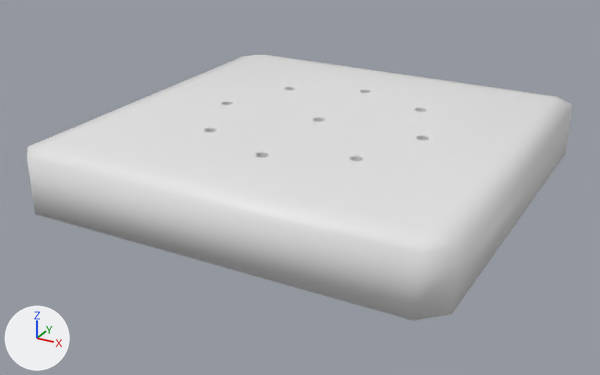
A saved change to the FBX model AdvancedGamedev-Minimax/Assets/Meshes/Board/RotaBoard.fbx.
The view is the same before and after, from a camera (50 mm lens) standing at (1.66, -3.19, 1.39) and looking at (-0.04, -0.1, -0.16). Every picture has the same lights, and +X, +Y and +Z are marked at lower left. Where no turn or scale is listed for an object, it has been applied to the vertices. Vertices at the same position are counted once.
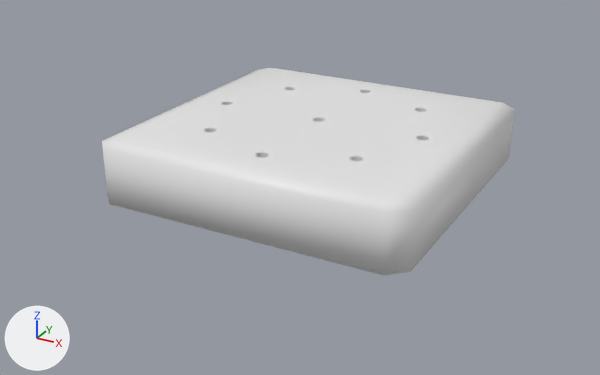
Commit message: finished the board

Where the newer file only moved an object's origin or applied its transform, the numbers keep the older frame.

Boxes [x1, y1, x2, y2] around the edits, measured in the pictures (600 x 375 px; the box of a moved part takes in the faces that stretch with it):
'Cube', reshaped (24% narrower, 22% shorter): before [27, 55, 573, 321]; after [102, 68, 514, 275]
part 1 of me_cube_001, moved or reshaped: before [27, 146, 43, 158]; after [102, 139, 115, 201]
part 2 of me_cube_001, moved or reshaped: before [28, 55, 284, 147]; after [103, 68, 284, 141]
part 3 of me_cube_001, moved or reshaped: before [27, 128, 457, 321]; after [104, 128, 414, 275]
part 4 of me_cube_001, moved or reshaped: before [258, 55, 573, 313]; after [270, 68, 514, 271]

Diff of the bpy script that builds the scene:
```diff
--- a/AdvancedGamedev-Minimax/Assets/Meshes/Board/RotaBoard.fbx.py
+++ b/AdvancedGamedev-Minimax/Assets/Meshes/Board/RotaBoard.fbx.py
@@ me_cube_001 @@
 # used by ob_cube; location = (0.0, 0.0, 0.0)
-me_cube_001.from_pydata(...)  # 312 vertices, 206 faces; spans x -0.95..0.95, y -0.95..0.95, z -0.15..0.15
+me_cube_001.from_pydata(...)  # 312 vertices, 206 faces; spans x -0.72..0.72, y -0.72..0.72, z -0.15..0.15
+# me_cube_001 part 1: all 6 vertices in x -0.95..-0.85, y -0.95..-0.85, z -0.15..0.15 are scaled about their middle by (0.758, 0.758, 1)
+# me_cube_001 part 2: all 6 vertices in x -0.95..-0.85, y 0.85..0.95, z -0.15..0.15 are scaled about their middle by (0.758, 0.758, 1)
+# me_cube_001 part 3: all 6 vertices in x 0.85..0.95, y -0.95..-0.85, z -0.15..0.15 are scaled about their middle by (0.758, 0.758, 1)
+# me_cube_001 part 4: all 6 vertices in x 0.85..0.95, y 0.85..0.95, z -0.15..0.15 are scaled about their middle by (0.758, 0.758, 1)
 me_cube_001.materials.append(mat_material)
```
